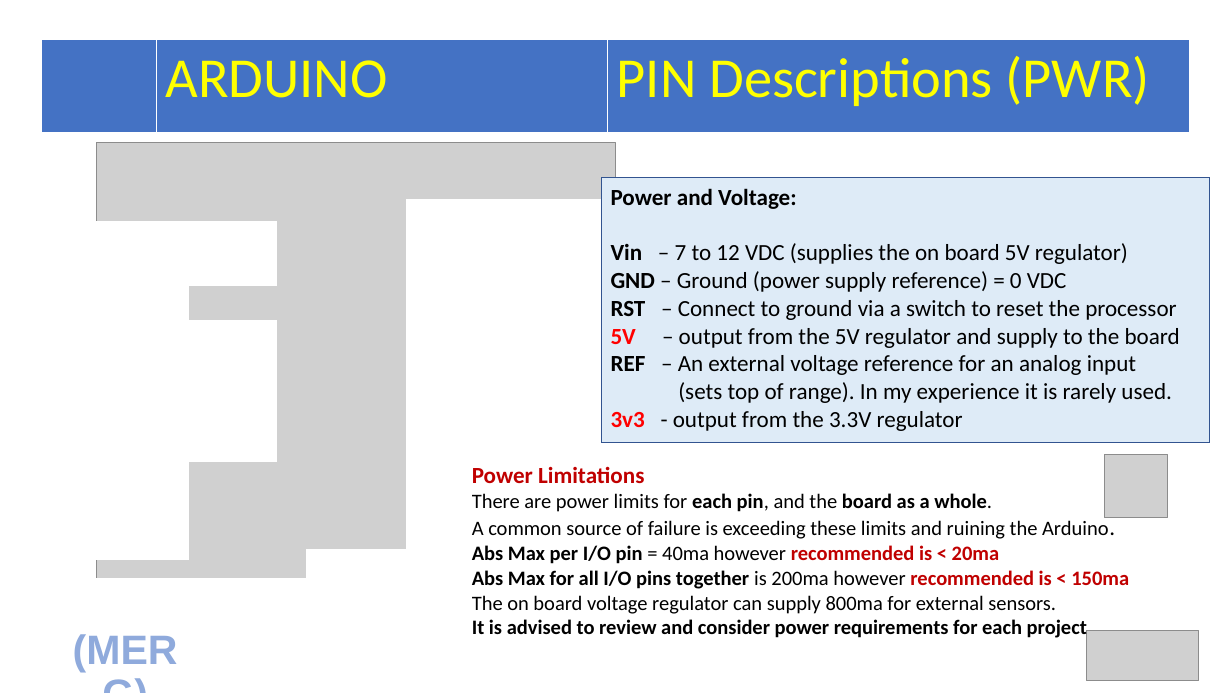
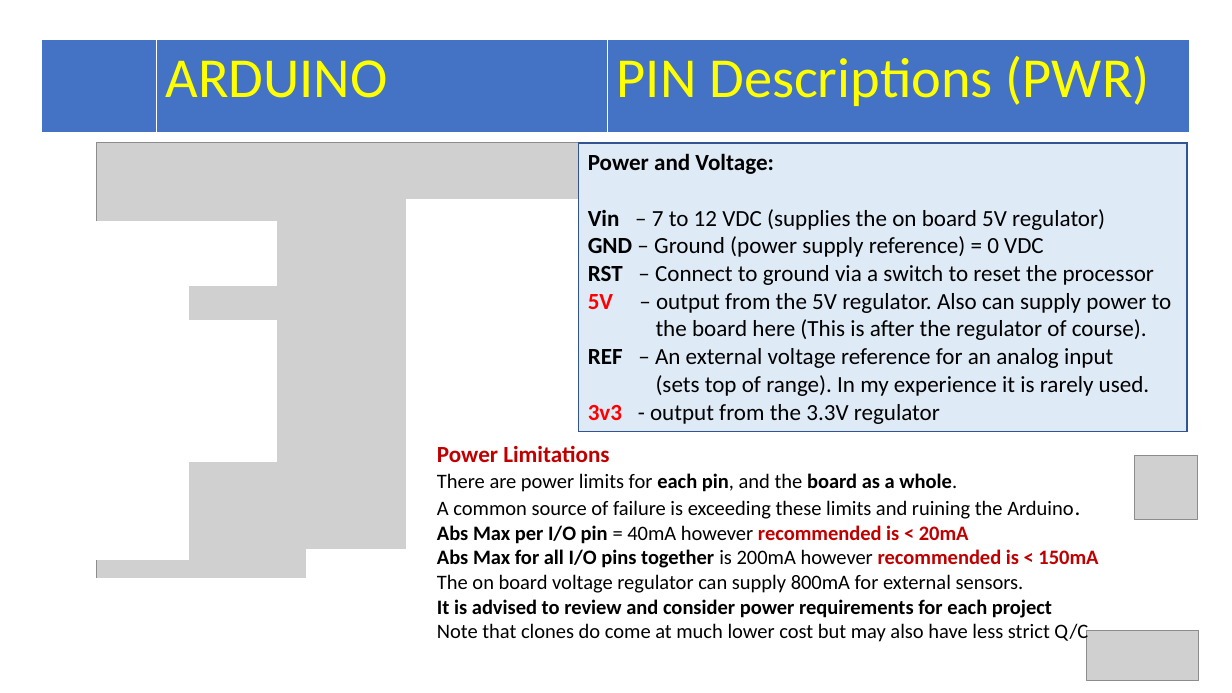
Before and after one commit to Alan-Lomax/MERG-SIG-Presentations, a slide deck: slide 7 of Arduino IO Compendium.pptx. Drawn at 1232x693 pixels with LibreOffice and Linux fonts; fonts in the diff are those of the drawing; grey boxes stand for pictures. Boxes give left, top, right and bottom in pixels: in the first picture for what was removed or moved away, otherwise in the second. Text is boxed around its words. In the diff, an @@ line names an element or a change of style, - is before the commit and + after.

Commit message:
Update Arduino IO Compendium.pptx
Including all of Sven's feedback.
Still to do: Servo testing

```diff
--- a/Arduino IO Compendium.pptx
+++ b/Arduino IO Compendium.pptx
@@ rectangle "Power and Voltage:": place and size @@
-rectangle "Power and Voltage:" at <box>602,177,1210,443</box>
+rectangle "Power and Voltage:" at <box>579,143,1187,432</box>
@@ text in rectangle at <box>588,293,1172,340</box>: text changed @@
-5V – output from the 5V regulator and supply to the board
+5V – output from the 5V regulator. Also can supply power to
+the board here (This is after the regulator of course).
@@ text "Power Limitations": place and size @@
-text "Power Limitations" at <box>472,466,1129,640</box>
+text "Power Limitations" at <box>437,446,1098,644</box>
@@ picture: place and size @@
-picture at <box>1104,454,1168,518</box>
+picture at <box>1135,456,1199,519</box>
@@ text at <box>437,525,1098,593</box>: text changed @@
-Abs Max per I/O pin = 40ma however recommended is < 20ma
-Abs Max for all I/O pins together is 200ma however recommended is < 150ma
-The on board voltage regulator can supply 800ma for external sensors.
+Abs Max per I/O pin = 40mA however recommended is < 20mA
+Abs Max for all I/O pins together is 200mA however recommended is < 150mA
+The on board voltage regulator can supply 800mA for external sensors.
@@ text removed at <box>56,625,193,681</box> @@
-(MERG)
@@ text at <box>437,623,1088,644</box>: paragraph added @@
+Note that clones do come at much lower cost but may also have less strict Q/C
```
Also in this commit, not shown: 30 other slides changed, 1 slide added.
